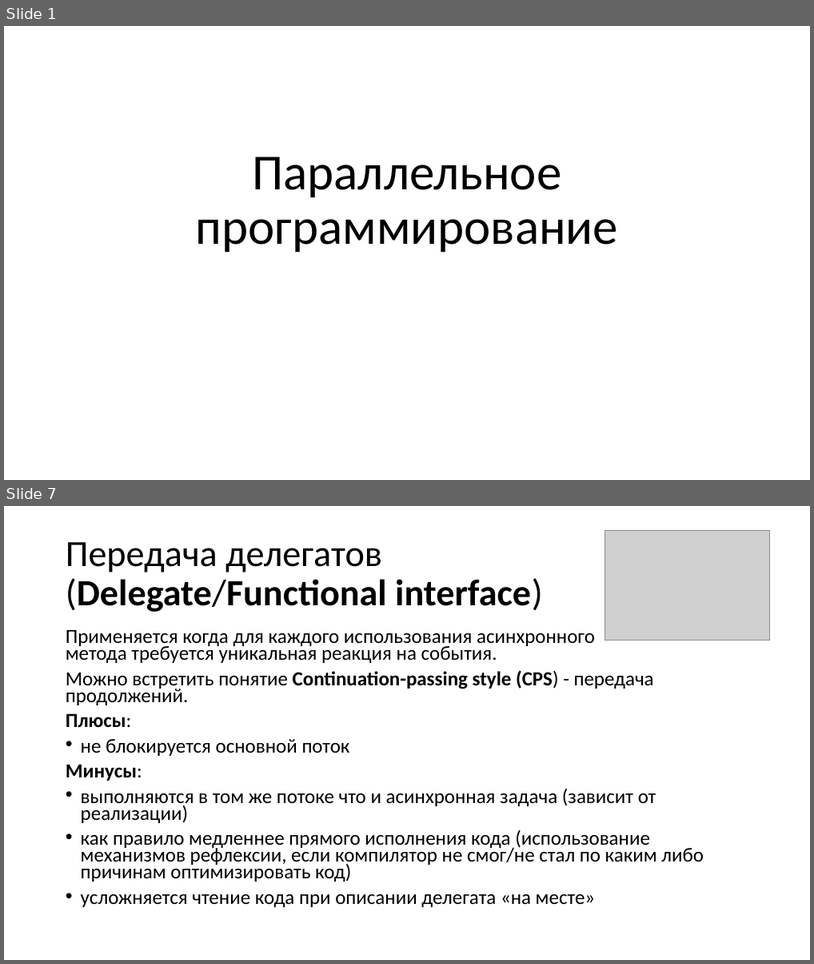
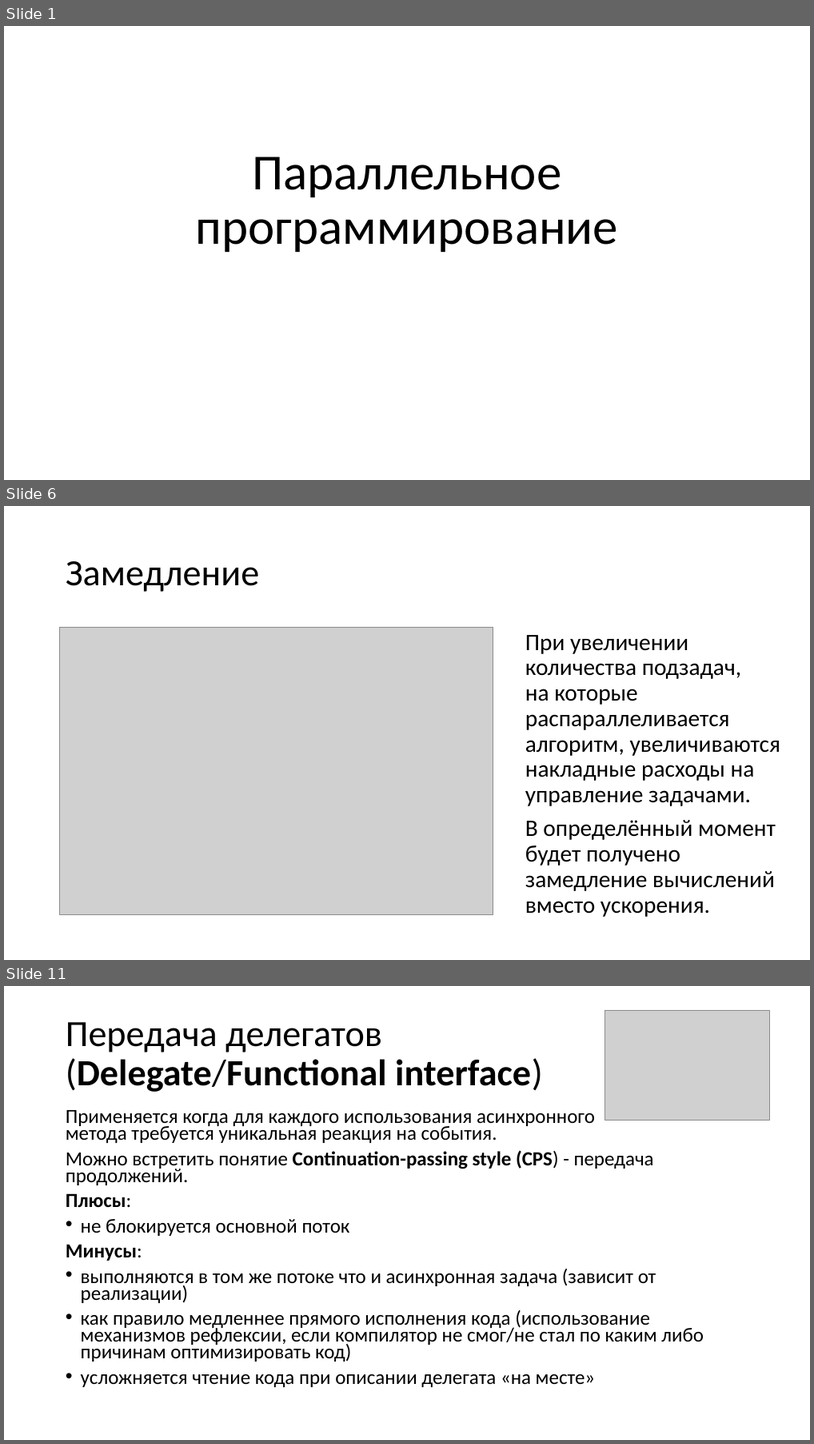
Before and after one commit to Zumisha/Parallel-Programming, a slide deck: Литература/Параллельное программирование.pptx. Shown one above the other, each under a label of ours: slides 1 and 7 before the commit, slides 1, 6 and 11 after it; the slides between them are not shown. The pictures are 814x964 and 814x1444 pixels, drawn with LibreOffice and Linux fonts; fonts in the diff are those of the drawing; grey boxes stand for pictures. Boxes give left, top, right and bottom in pixels: in the first picture for what was removed or moved away, otherwise in the second. Text is boxed around its words. In the diff, an @@ line names an element or a change of style, - is before the commit and + after.

```diff
--- a/Литература/Параллельное программирование.pptx
+++ b/Литература/Параллельное программирование.pptx
@@ slide 6 added at [4, 506, 810, 960], background #FFFFFF @@
@@ title added at [66, 561, 259, 592], 44 pt, text #000000 @@
+Замедление
@@ picture added at [60, 627, 494, 915] @@
@@ text added at [526, 635, 782, 916], 28 pt, text #000000 @@
+При увеличении количества подзадач,
+на которые распараллеливается алгоритм, увеличиваются накладные расходы на управление задачами.
+В определённый момент будет получено замедление вычислений вместо ускорения.
@@ what was slide 7 is now slide 11 @@
```
Also in this commit, not shown: 5 slides changed, 7 other slides added, 2 slides removed, 7 other files.
